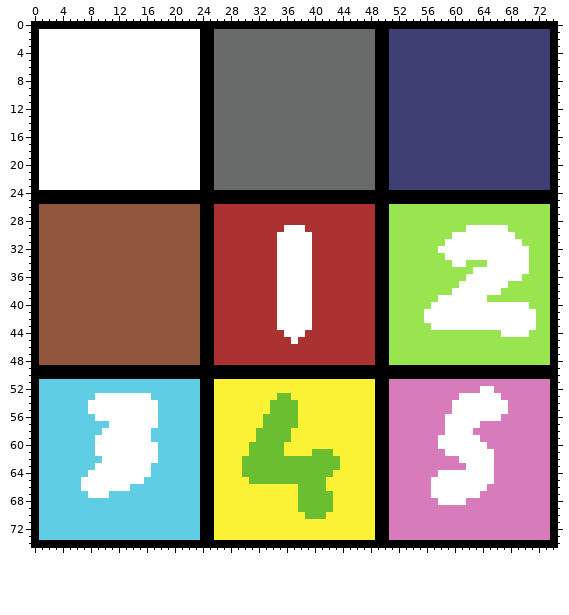
Two versions of one sprite sheet, parallelWorlds/assets/tiles.png. That is the earlier state.
The file is 75x75 pixels.
Now the later version:
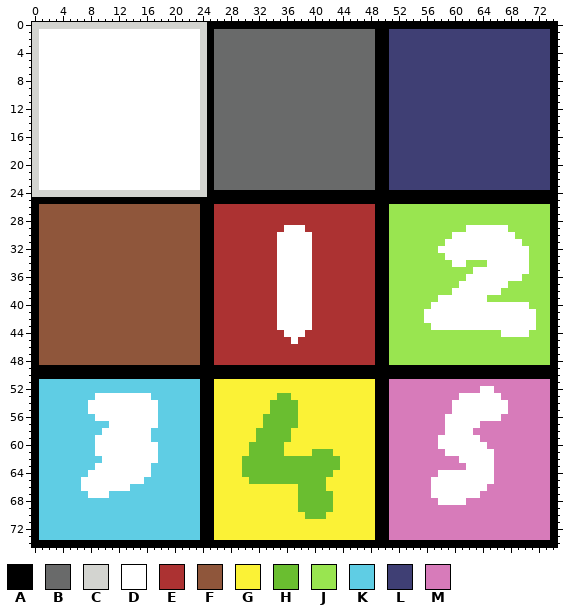
Palette (. is transparent): A #000000  B #696a6a  C #d3d4d0  D #ffffff  E #ac3232  F #8f563b  G #fbf236  H #6abe30  J #99e550  K #5fcde4  L #3f3f74  M #d77bba
Author's note on the commit: ftr(Core): add phantom sprites
The edit:
y 0: x 0..24 AAAAAAAAAAAAAAAAAAAAAAAAA -> CCCCCCCCCCCCCCCCCCCCCCCCC
y 1..23: x 0 A -> C; x 24 A -> C
y 24: x 0..24 AAAAAAAAAAAAAAAAAAAAAAAAA -> CCCCCCCCCCCCCCCCCCCCCCCCC
Where, in picture pixels (left, top, right, bottom), the same in both pictures:
changed: (32, 22, 207, 197)
